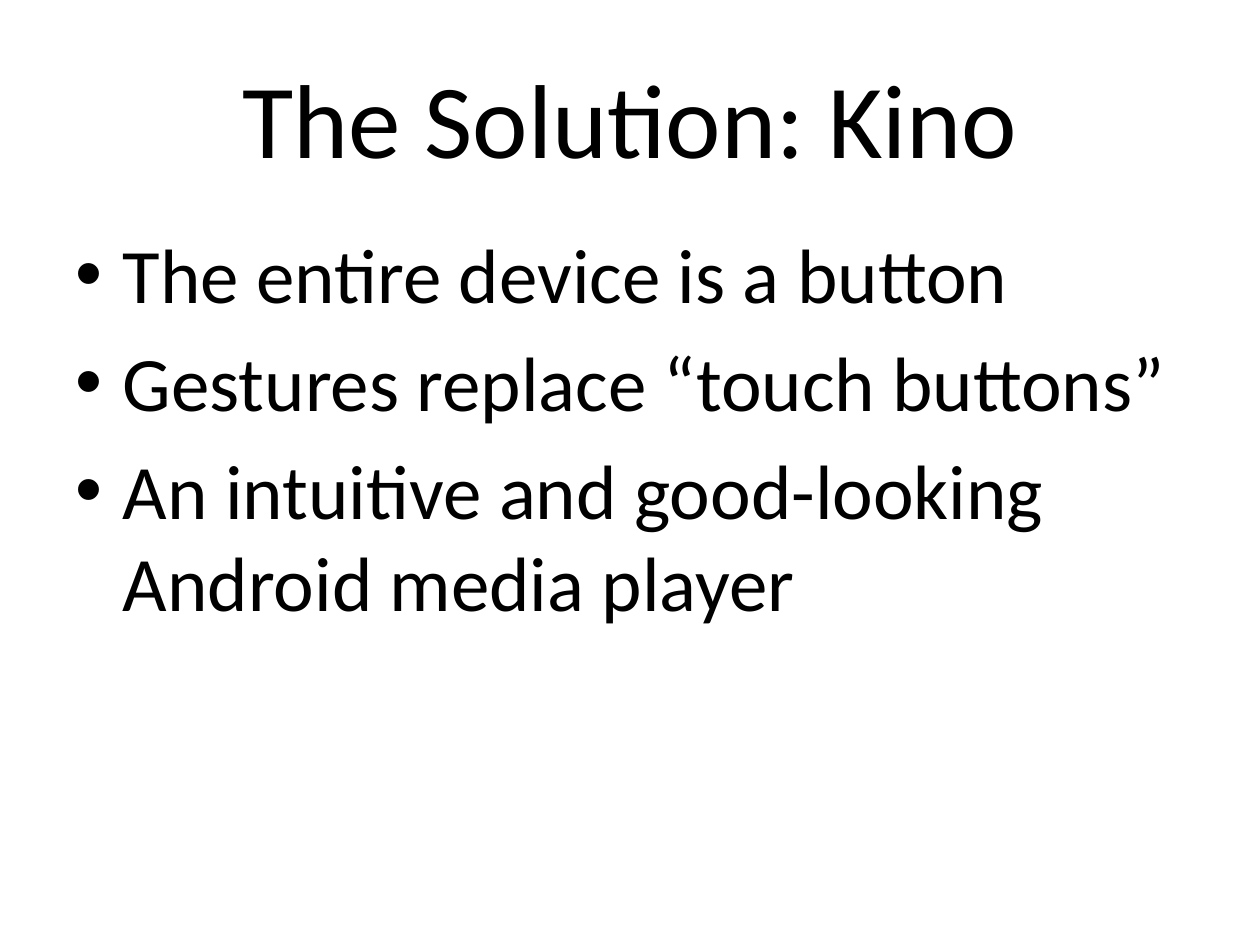
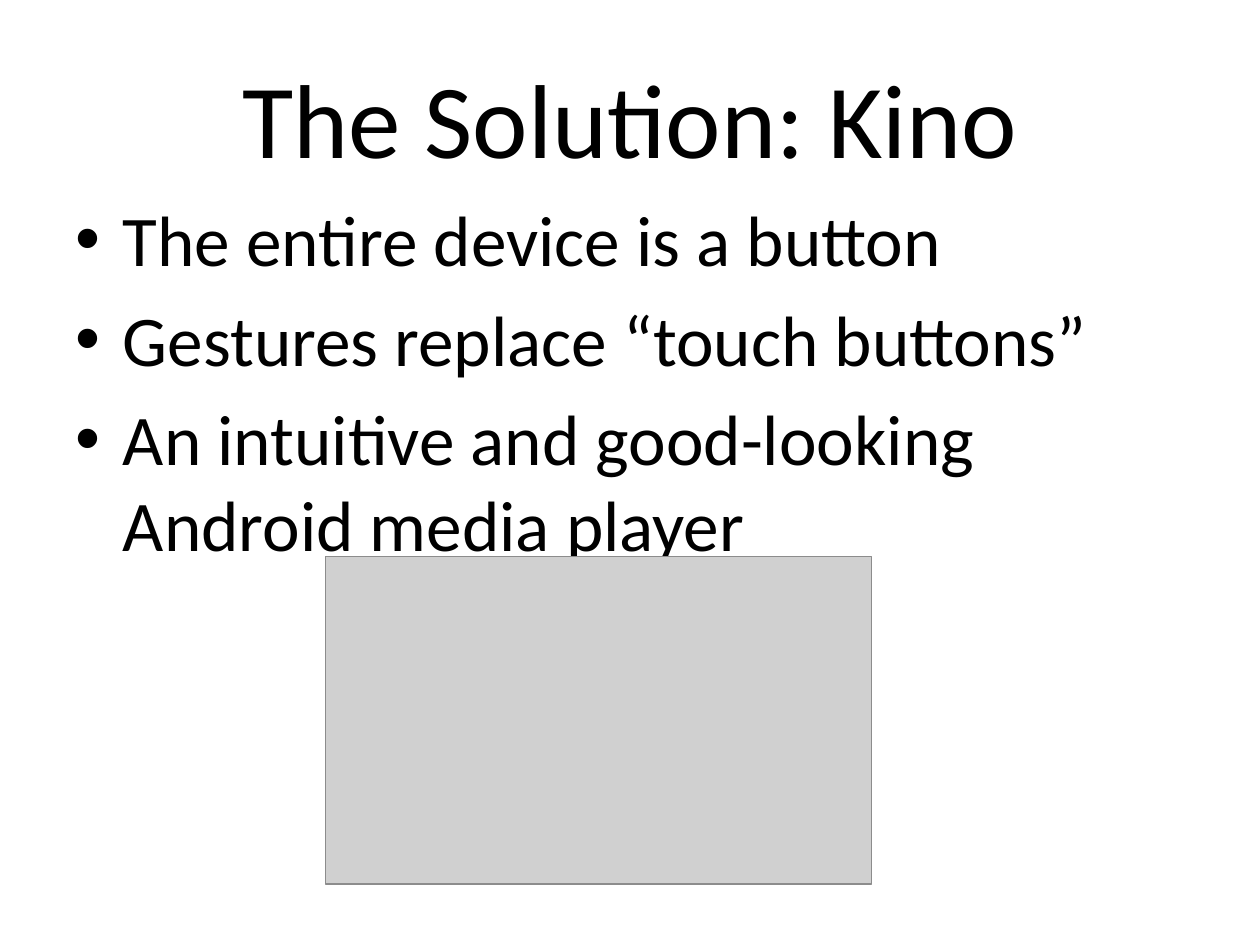
Before and after one commit to OpherV/kinoplayer, a slide deck: slide 4 of Docs/Presentation/Kino.pptx. Drawn at 1260x945 pixels with LibreOffice and Linux fonts; fonts in the diff are those of the drawing; grey boxes stand for pictures; background and template pictures are left out. Boxes give left, top, right and bottom in pixels: in the first picture for what was removed or moved away, otherwise in the second. Text is boxed around its words. In the diff, an @@ line names an element or a change of style, - is before the commit and + after.

```diff
--- a/Docs/Presentation/Kino.pptx
+++ b/Docs/Presentation/Kino.pptx
@@ text "The entire device is a ...": place and size @@
-text "The entire device is a ..." at (123,249,1164,624)
+text "The entire device is a ..." at (123,216,1087,569)
@@ text "The entire device is a ..." at (123,216,1087,569): size 44 to 40.7 pt @@
@@ picture added at (325,557,871,885) @@
```
Also in this commit, not shown: 5 other slides changed.
